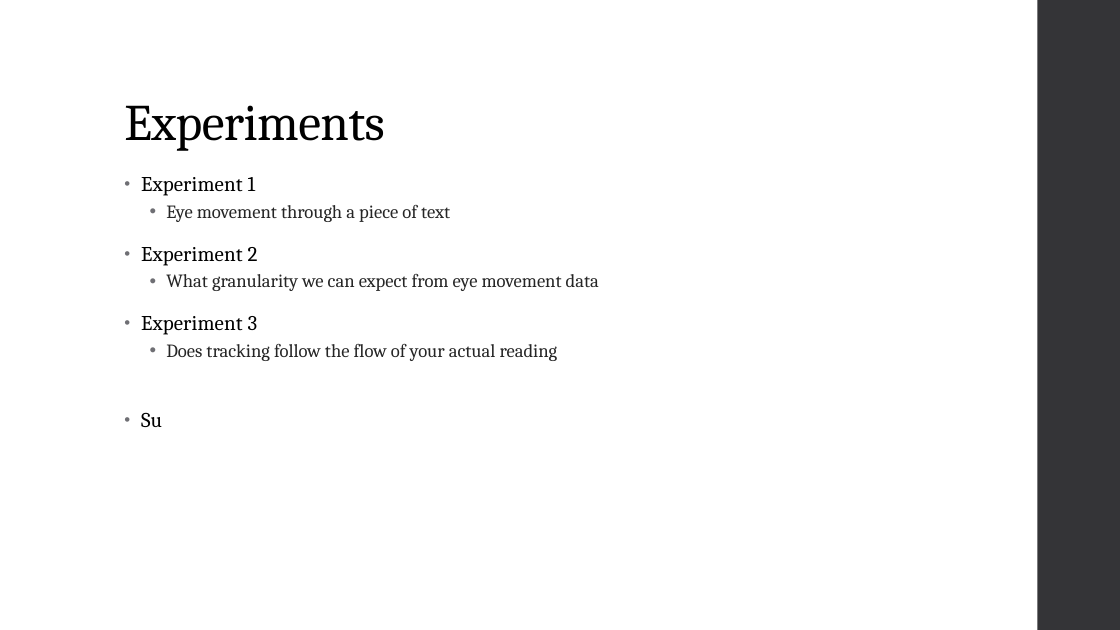
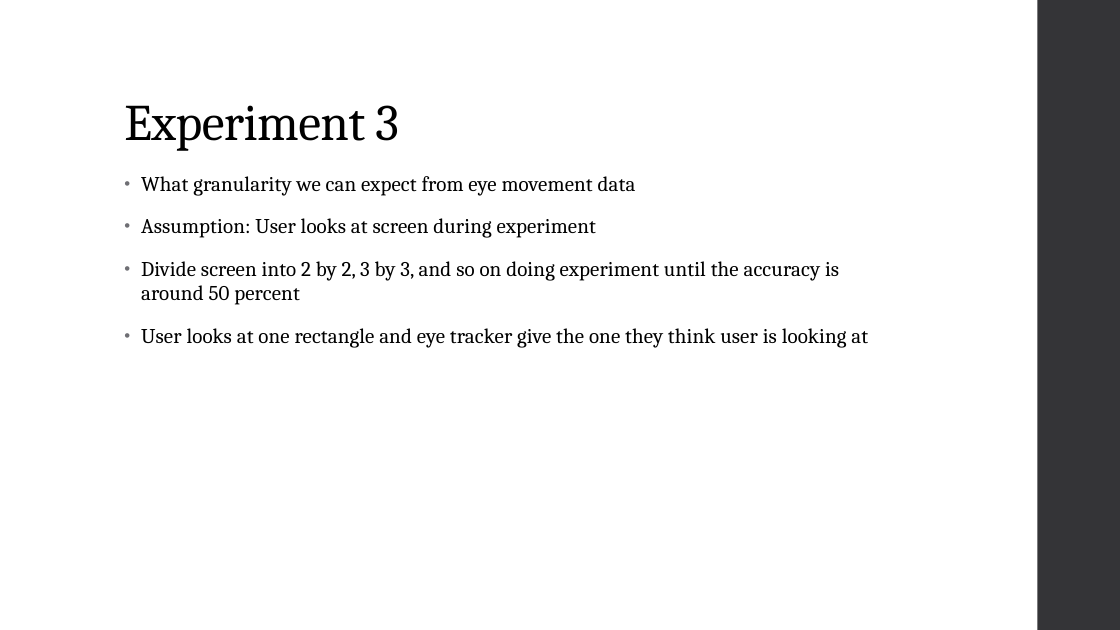
Before and after one commit to diederichk/StepCounter, a slide deck: slide 10 of ProposalPresentation/Proposal.pptx (slide 5 before the commit). Drawn at 1120x630 pixels with LibreOffice and Linux fonts; fonts in the diff are those of the drawing. Boxes give left, top, right and bottom in pixels: in the first picture for what was removed or moved away, otherwise in the second. Text is boxed around its words. In the diff, an @@ line names an element or a change of style, - is before the commit and + after.

```diff
--- a/ProposalPresentation/Proposal.pptx
+++ b/ProposalPresentation/Proposal.pptx
@@ title at [124, 105, 399, 151]: text changed @@
-Experiments
+Experiment 3
@@ text at [141, 177, 450, 266]: paragraphs removed @@
-• Experiment 1
-  • Eye movement through a piece of text
-• Experiment 2
@@ text at [141, 176, 636, 196]: size 16 to 18 pt, text colour #262626 to #000000, letter spacing 0 to 0.1 pt in "What granularity we can expect from eye ..."; list level 2 to 1 in "What granularity we can expect ..."; line spacing 0.9 to 0.95 @@
@@ text at [141, 218, 868, 348]: text changed; size 16 to 18 pt; text colour #262626 to #000000 @@
-• Experiment 3
-  • Does tracking follow the flow of your actual reading
-• Su
+• Assumption: User looks at screen during experiment
+• Divide screen into 2 by 2, 3 by 3, and so on doing experiment until the accuracy is around 50 percent
+• User looks at one rectangle and eye tracker give the one they think user is looking at
```
Also in this commit, not shown: 7 slides added, 1 slide removed.
